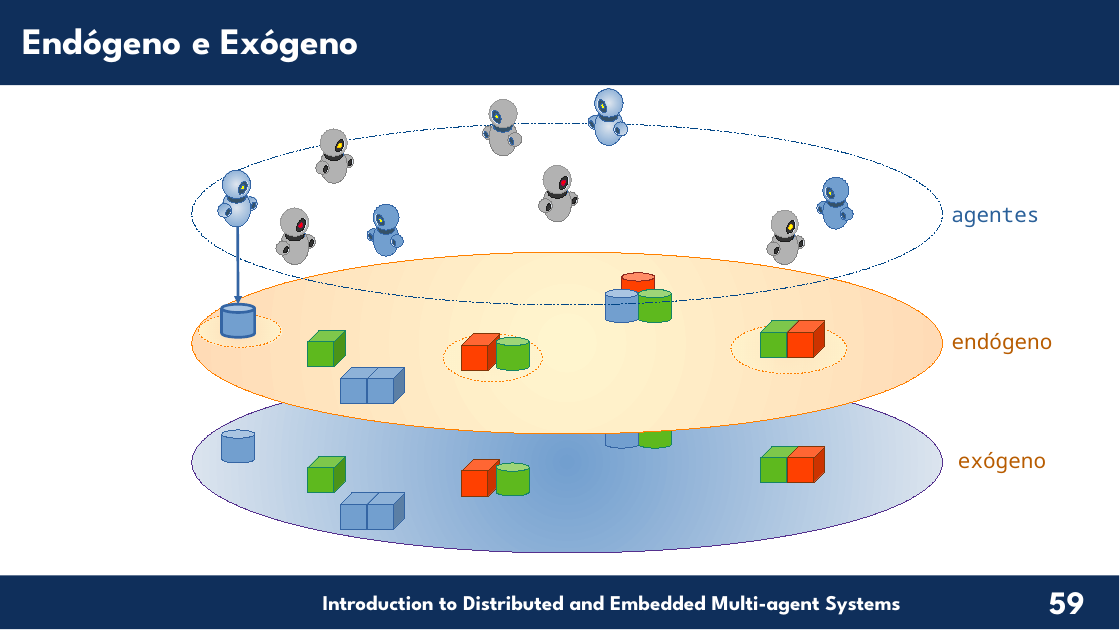
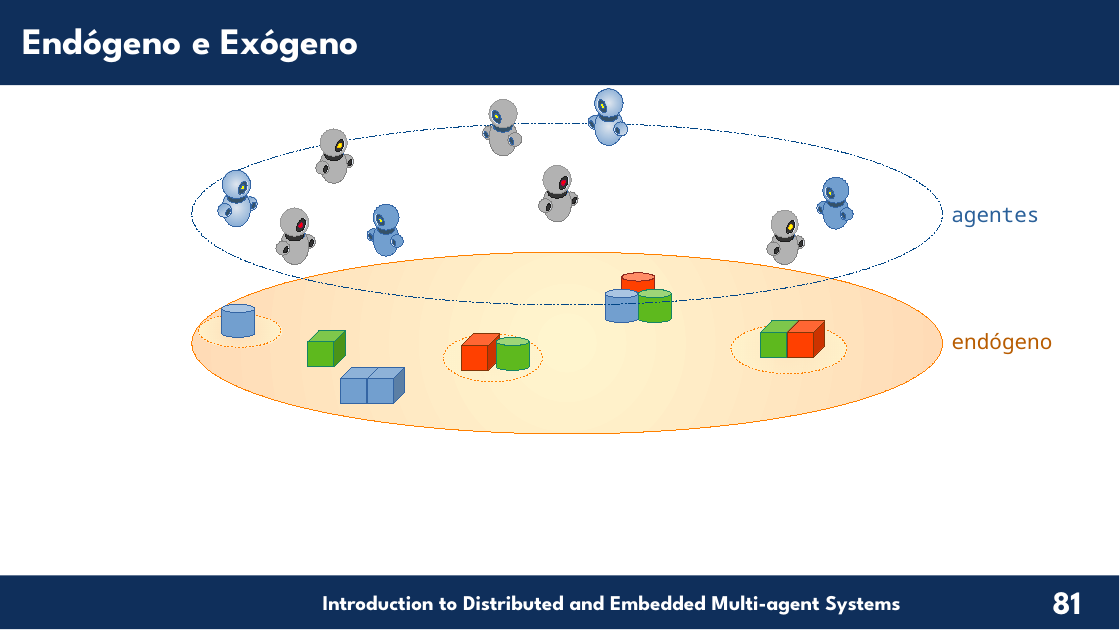
Before and after one commit to chon-group/distributedAndEmbeddedAI, a slide deck: slide 81 of course/02-TheAgentOrientedApproach/TheAgentOrientedApproach_20240217.odp (slide 59 before the commit). Drawn at 1120x630 pixels with LibreOffice and Linux fonts; fonts in the diff are those of the drawing; background and template pictures are left out. Boxes give left, top, right and bottom in pixels: in the first picture for what was removed or moved away, otherwise in the second. Text is boxed around its words. In the diff, an @@ line names an element or a change of style, - is before the commit and + after.

```diff
--- a/course/02-TheAgentOrientedApproach/TheAgentOrientedApproach_20240217.odp
+++ b/course/02-TheAgentOrientedApproach/TheAgentOrientedApproach_20240217.odp
@@ arrow removed from (238, 227) to (238, 304) @@
@@ cylinder at box(222, 304, 255, 337): outline #3465A4 2.3 pt to #3465A4 0 pt @@
@@ ellipse removed at box(192, 371, 943, 553) @@
@@ cylinder removed at box(606, 415, 639, 448) @@
@@ cylinder removed at box(639, 415, 671, 448) @@
@@ cylinder removed at box(222, 430, 255, 463) @@
@@ cube removed at box(761, 447, 799, 483) @@
@@ cube removed at box(787, 447, 825, 483) @@
@@ cube removed at box(308, 456, 345, 492) @@
@@ cube removed at box(462, 460, 500, 496) @@
@@ cylinder removed at box(497, 463, 529, 496) @@
@@ text removed at box(958, 452, 1046, 473) @@
-exógeno
@@ cube removed at box(341, 493, 379, 529) @@
@@ cube removed at box(367, 493, 405, 529) @@
@@ page number at box(1052, 592, 1081, 615): text changed @@
-59
+81
```
Also in this commit, not shown: 21 other slides changed, 42 slides added, 3 slides removed, 1 other file.
